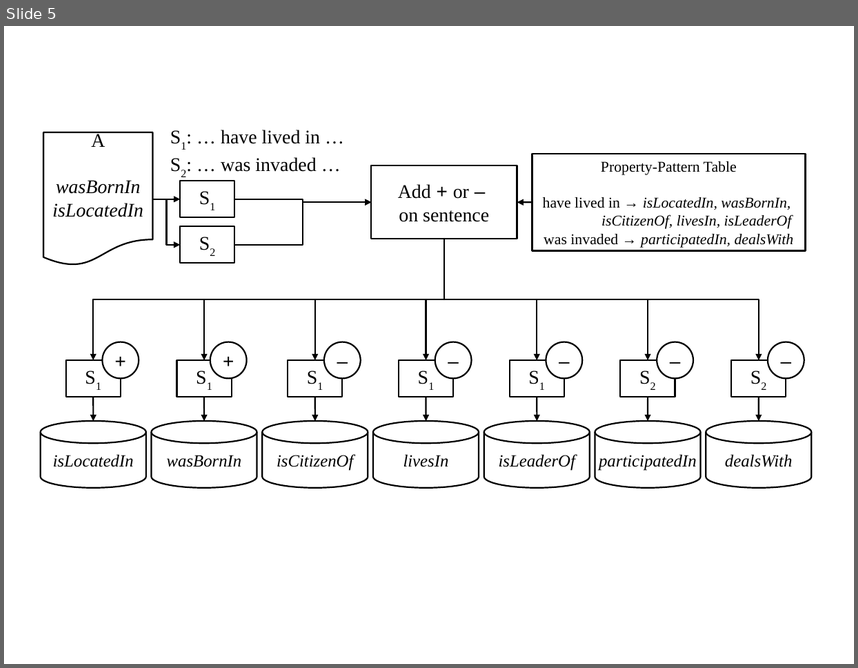
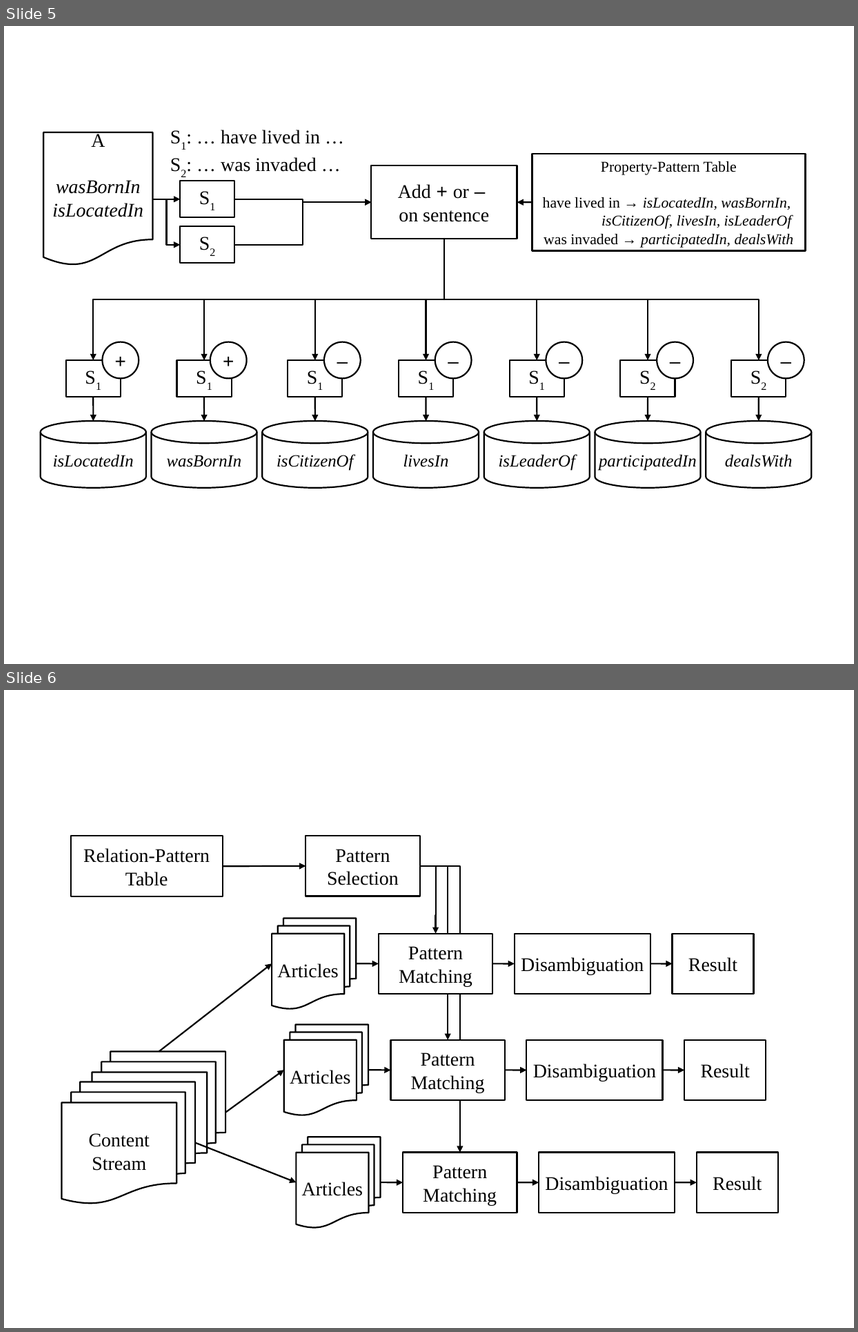
Before and after one commit to qcl/qcl-master-thesis, a slide deck: figures.odp. Shown one above the other, each under a label of ours: slide 5 before the commit, slides 5 and 6 after it. The pictures are 858x668 and 858x1332 pixels, drawn with LibreOffice and Linux fonts; fonts in the diff are those of the drawing. Boxes give left, top, right and bottom in pixels: in the first picture for what was removed or moved away, otherwise in the second. Text is boxed around its words. In the diff, an @@ line names an element or a change of style, - is before the commit and + after.

Commit message:
Modify wording

```diff
--- a/figures.odp
+++ b/figures.odp
@@ slide 6 added at [4, 690, 854, 1328], background #FFFFFF @@
@@ rectangle added at [71, 836, 223, 897], outline #000000 1.42 pt, 18 pt, text #000000 @@
+Relation-Pattern
+Table
@@ rectangle added at [306, 836, 420, 896], outline #000000 1.42 pt, 18 pt, text #000000 @@
+Pattern
+Selection
@@ arrow added from (222, 866) to (306, 866), #000000 1.42 pt @@
@@ elbow arrow added from (420, 866) to (460, 1152), #000000 1.42 pt @@
@@ elbow arrow added from (420, 866) to (448, 1039), #000000 1.42 pt @@
@@ elbow arrow added from (420, 866) to (436, 934), #000000 1.42 pt @@
@@ flow chart multidocument added at [272, 918, 356, 1009], outline #000000 1.42 pt, 18 pt, text #000000 @@
+Articles
@@ rectangle added at [379, 934, 493, 994], fill #FFFFFF, outline #000000 1.42 pt, 18 pt, text #000000 @@
+Pattern
+Matching
@@ rectangle added at [515, 934, 651, 994], outline #000000 1.42 pt, 18 pt, text #000000 @@
+Disambiguation
@@ rectangle added at [673, 934, 755, 994], outline #000000 1.42 pt, 18 pt, text #000000 @@
+Result
@@ arrow added from (159, 1052) to (272, 964), #000000 1.42 pt @@
@@ arrow added from (357, 964) to (379, 964), #000000 1.42 pt @@
@@ arrow added from (493, 964) to (515, 964), #000000 1.42 pt @@
@@ arrow added from (651, 964) to (673, 964), #000000 1.42 pt @@
@@ flow chart multidocument added at [284, 1025, 368, 1116], outline #000000 1.42 pt, 18 pt, text #000000 @@
+Articles
@@ rectangle added at [391, 1039, 506, 1100], fill #FFFFFF, outline #000000 1.42 pt, 18 pt, text #000000 @@
+Pattern
+Matching
@@ rectangle added at [527, 1039, 664, 1100], outline #000000 1.42 pt, 18 pt, text #000000 @@
+Disambiguation
@@ rectangle added at [684, 1039, 766, 1100], outline #000000 1.42 pt, 18 pt, text #000000 @@
+Result
@@ flow chart multidocument added at [92, 1052, 225, 1173], outline #000000 1.42 pt, 18 pt, text #000000 @@
+Articles
@@ flow chart multidocument added at [62, 1082, 195, 1203], fill #FFFFFF, outline #000000 1.42 pt, 18 pt, text #000000 @@
+Content
+Stream
@@ arrow added from (225, 1112) to (284, 1069), #000000 1.42 pt @@
@@ arrow added from (368, 1069) to (391, 1069), #000000 1.42 pt @@
@@ arrow added from (506, 1069) to (527, 1069), #000000 1.42 pt @@
@@ arrow added from (663, 1069) to (685, 1069), #000000 1.42 pt @@
@@ arrow added from (195, 1143) to (297, 1182), #000000 1.42 pt @@
@@ flow chart multidocument added at [297, 1136, 381, 1228], outline #000000 1.42 pt, 18 pt, text #000000 @@
+Articles
@@ rectangle added at [403, 1152, 517, 1212], fill #FFFFFF, outline #000000 1.42 pt, 18 pt, text #000000 @@
+Pattern
+Matching
@@ rectangle added at [539, 1152, 676, 1212], outline #000000 1.42 pt, 18 pt, text #000000 @@
+Disambiguation
@@ rectangle added at [697, 1152, 778, 1212], outline #000000 1.42 pt, 18 pt, text #000000 @@
+Result
@@ arrow added from (381, 1182) to (403, 1182), #000000 1.42 pt @@
@@ arrow added from (517, 1182) to (539, 1182), #000000 1.42 pt @@
@@ arrow added from (675, 1182) to (697, 1182), #000000 1.42 pt @@
```
